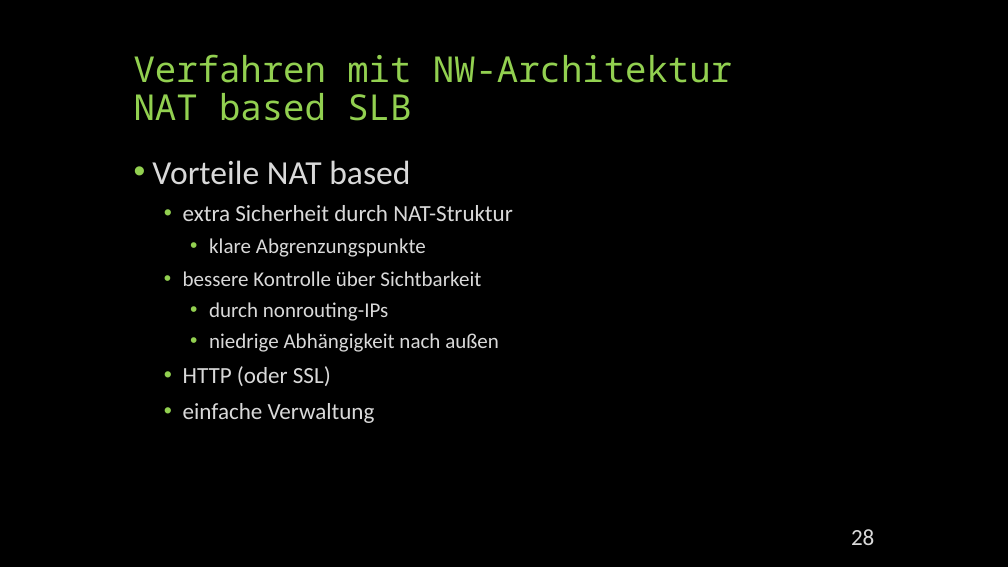
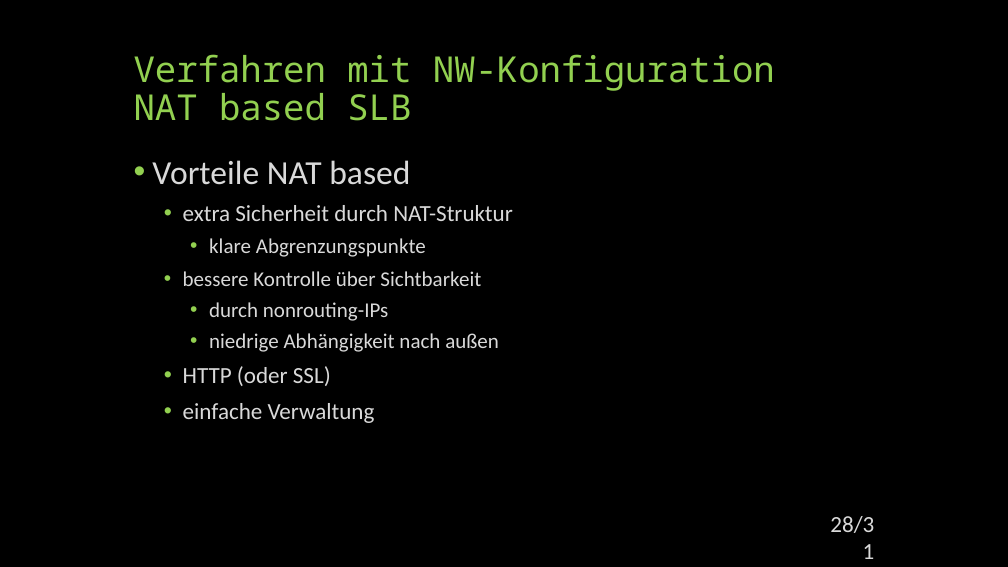
Before and after one commit to mseidl-tgm/1stRow4BHIT, a slide deck: slide 28 of DEZSYS/DEZSYS_LoadBalancing_Präsentation/Load Balancing.pptx. Drawn at 1008x567 pixels with LibreOffice and Linux fonts; fonts in the diff are those of the drawing. Boxes give left, top, right and bottom in pixels: in the first picture for what was removed or moved away, otherwise in the second. Text is boxed around its words. In the diff, an @@ line names an element or a change of style, - is before the commit and + after.

```diff
--- a/DEZSYS/DEZSYS_LoadBalancing_Präsentation/Load Balancing.pptx
+++ b/DEZSYS/DEZSYS_LoadBalancing_Präsentation/Load Balancing.pptx
@@ title at [134, 54, 775, 121]: text changed @@
-Verfahren mit NW-Architektur
-NAT based SLB
+Verfahren mit NW-Konfiguration
+NAT based SLB
@@ page number at [830, 516, 874, 533]: text changed @@
-28
+28/31
```
Also in this commit, not shown: 21 other slides changed, 10 other files.
